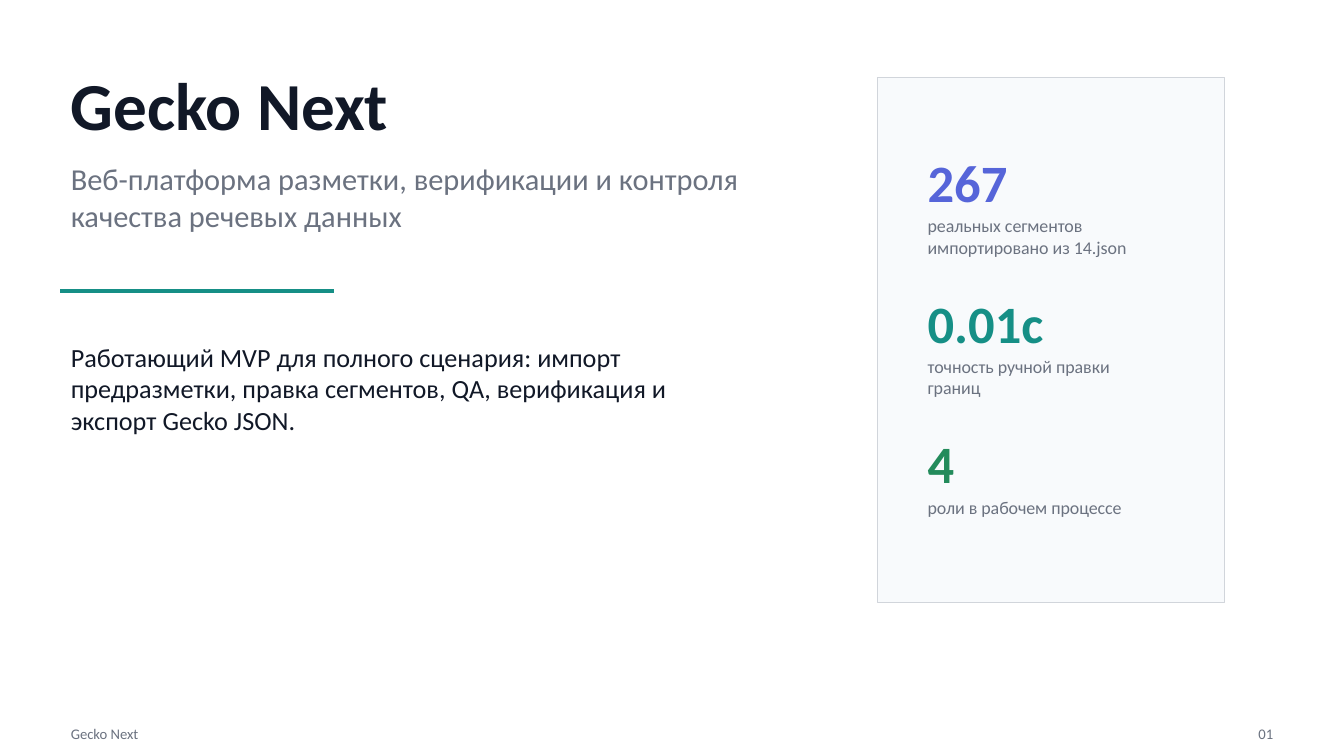
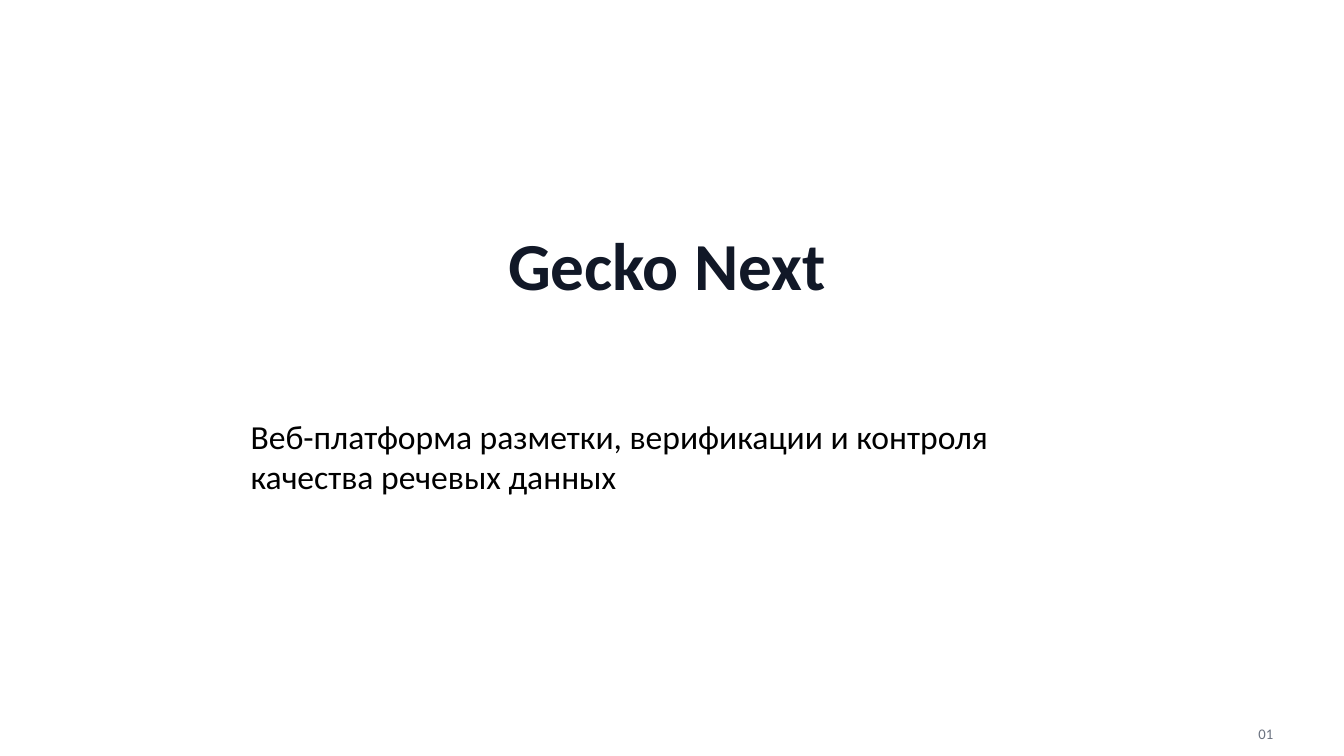
Before and after one commit to morgan11d/gecko-next, a slide deck: slide 1 of deliverables/gecko-next-defense-presentation.pptx. Drawn at 1344x756 pixels with LibreOffice and Linux fonts; fonts in the diff are those of the drawing. Boxes give left, top, right and bottom in pixels: in the first picture for what was removed or moved away, otherwise in the second. Text is boxed around its words. In the diff, an @@ line names an element or a change of style, - is before the commit and + after.

```diff
--- a/deliverables/gecko-next-defense-presentation.pptx
+++ b/deliverables/gecko-next-defense-presentation.pptx
@@ rectangle removed at (878, 78, 1225, 603) @@
@@ text removed at (928, 166, 1008, 203) @@
-267
@@ text "Gecko Next": place and size @@
-text "Gecko Next" at (71, 83, 388, 131)
+text "Gecko Next" at (508, 243, 825, 291)
@@ text removed at (928, 223, 1127, 257) @@
-реальных сегментов импортировано из 14.json
@@ rectangle removed at (60, 290, 334, 293) @@
@@ text removed at (928, 308, 1044, 344) @@
-0.01с
@@ text removed at (71, 349, 666, 435) @@
-Работающий MVP для полного сценария: импорт предразметки, правка сегментов, QA, верификация и экспорт Gecko JSON.
@@ text removed at (928, 361, 1110, 397) @@
-точность ручной правки границ
@@ text "Веб-платформа разметки, верификации и контроля ...": place and size @@
-text "Веб-платформа разметки, верификации и контроля ..." at (71, 169, 738, 232)
+text "Веб-платформа разметки, верификации и контроля ..." at (251, 426, 988, 495)
@@ text "Веб-платформа разметки, верификации и контроля ..." at (251, 426, 988, 495): size 21.8 to 24 pt, text colour #6B7280 to #000000 @@
@@ text removed at (928, 449, 955, 483) @@
-4
@@ text removed at (928, 502, 1121, 517) @@
-роли в рабочем процессе
@@ text removed at (71, 729, 139, 739) @@
-Gecko Next
```
Also in this commit, not shown: 5 other slides changed, 1 slide added, 4 slides removed.
